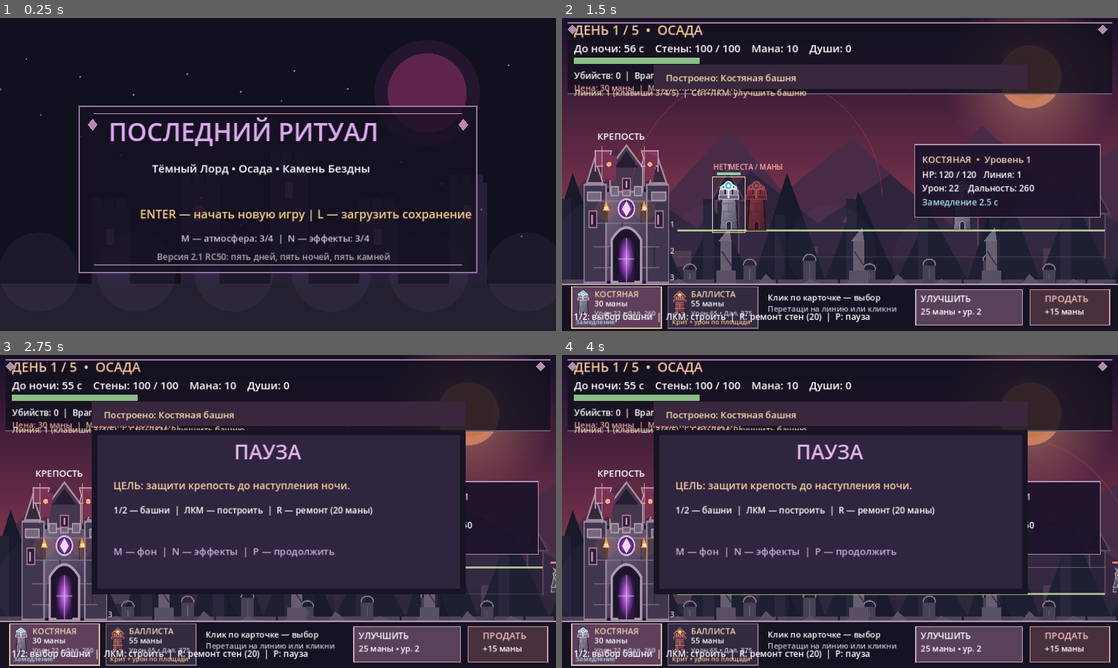
Above: before the commit, frames 1-4 (two rows, left to right).
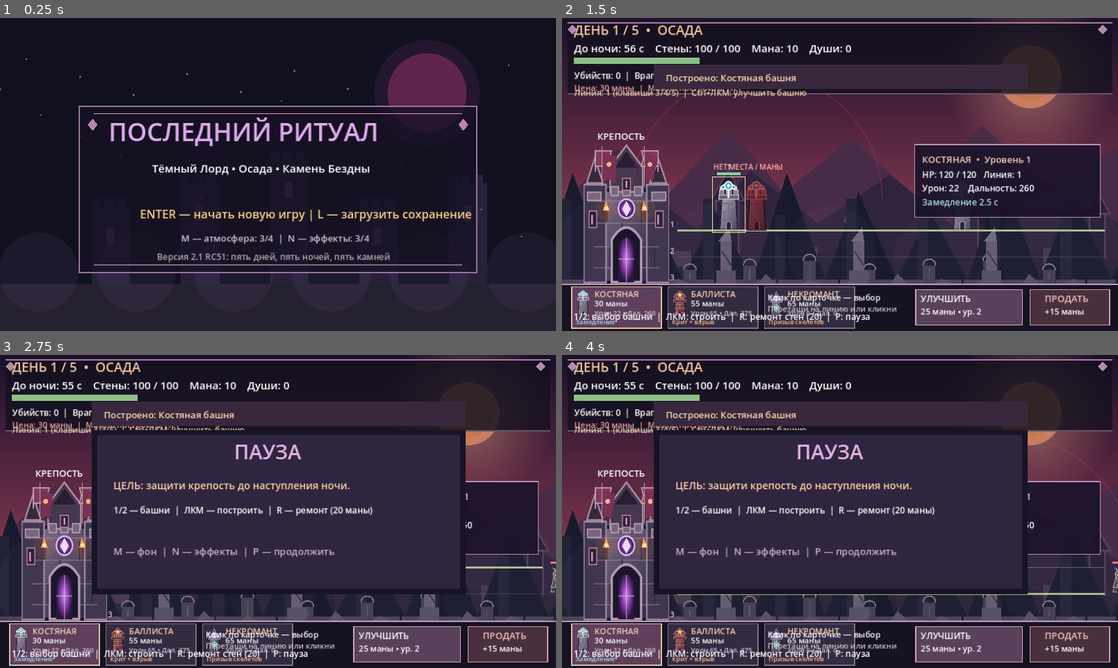
Above: after the commit, the same moments.

Repository: DoctorStrangeSH/Last-Ritual
Game: Godot game, scene res://scenes/main.tscn
Two runs of this game, one before a commit and one after it. Both use one fixed random seed, a clock stepped at 60 frames per second and the inputs below.
Inputs (mouse positions are in pixels of both pictures, inside the frame that each line leads up to):
- Up to frame 1 (0.25 s): no input
- Up to frame 2 (1.5 s): tap Enter (ui_accept) at 0.5, 0.77 s; move the mouse to (962, 158) at 0.52 s; hold Right (ui_right) 0.53-1.25 s; tap M at 0.6 s; click (962, 158) at 0.67 s; drag from (728, 190) to (812, 237) at 1.27 s
- Up to frame 3 (2.75 s): move the mouse to (333, 442) at 2.02 s; hold Right (ui_right) from 2.03 s (still down); tap P at 2.1 s
- Up to frame 4 (4 s): release Right (ui_right) at 2.75 s; tap Enter (ui_accept) at 2.75, 3.5, 3.77 s; drag from (812, 574) to (673, 464) at 2.77 s; move the mouse to (1006, 558) at 3.52 s; hold Left (ui_left) from 3.53 s (still down); tap Keypad Enter at 3.6 s

The runs differ from the first frame. In frame 1, less than 0.1% of the frame differs, in the area x 39-41%, y 75-78%; in frame 2, 1.9%, in the area x 23-53%, y 85-100%; in frame 3, 1.9%; in frame 4, 1.9%.

Commit message:
ui: connect necromancer art, build card, previews and skeleton visuals

Diff:
--- a/scripts/main.gd
+++ b/scripts/main.gd
@@ -1,5 +1,5 @@
 extends Node2D
-## Last Ritual v2.1-rc50: tower special abilities slow splash critical hits, Godot 4.2+
+## Last Ritual v2.1-rc51: necromancer tower, Godot 4.2+
 const W := 1152.0
 const H := 648.0
 const FLOOR := 550.0
@@ -1120,7 +1120,7 @@
         label("Тёмный Лорд • Осада • Камень Бездны", 315, 320, 23)
         label("ENTER — начать новую игру | L — загрузить сохранение", 290, 415, 24, Color("f5cf84"))
         label("M — атмосфера: %d/4  |  N — эффекты: %d/4" % [music_volume, effects_volume], 375, 463, 19, Color("d5bfda"))
-        label("Версия 2.1 RC50: пять дней, пять ночей, пять камней", 325, 501, 18, Color("aaaaaa"))
+        label("Версия 2.1 RC51: пять дней, пять ночей, пять камней", 325, 501, 18, Color("aaaaaa"))
         return
     if phase == "win" or phase == "lose":
         if phase == "win":
@@ -1233,7 +1233,7 @@
                 var tower: Dictionary = towers[tower_i]
                 var tx: float = tower["x"]
                 var tower_y: float = FLOOR + float(LANE_OFFSETS[int(tower.get("lane", 1))])
-                var tower_art: Texture2D = preload("res://assets/towers/bone_tower.svg") if tower["type"] == "bone" else preload("res://assets/towers/infernal_ballista.svg")
+                var tower_art: Texture2D = preload("res://assets/towers/bone_tower.svg") if tower["type"] == "bone" else (preload("res://assets/towers/infernal_ballista.svg") if tower["type"] == "fire" else preload("res://assets/towers/necromancer_tower.svg"))
                 draw_texture_rect(tower_art, Rect2(tx - 30.0, tower_y - 106.0, 60.0, 106.0), false)
                 if selected_tower_index == tower_i:
                     draw_rect(Rect2(tx - 34.0, tower_y - 111.0, 68.0, 115.0), Color("f7dfad"), false, 2.0)
@@ -1243,6 +1243,11 @@
                 label("%d" % int(tower.get("level", 1)), tx - 5.0, tower_y - 126.0, 16, Color("ffe3a5"))
                 if float(tower.get("disabled", 0.0)) > 0.0:
                     draw_line(Vector2(tx - 12, tower_y - 96), Vector2(tx + 12, tower_y - 72), Color("e1bac3"), 3.0)
+            for sk in skeletons:
+                var sk_y: float = FLOOR + float(LANE_OFFSETS[int(sk["lane"])])
+                draw_circle(Vector2(float(sk["x"]), sk_y - 23.0), 12.0, Color("b7d3b2"))
+                draw_line(Vector2(float(sk["x"]), sk_y - 10.0), Vector2(float(sk["x"]), sk_y - 45.0), Color("e0e7cb"), 4.0)
+                draw_line(Vector2(float(sk["x"]) - 11.0, sk_y - 29.0), Vector2(float(sk["x"]) + 11.0, sk_y - 29.0), Color("e0e7cb"), 3.0)
             for e in enemies:
                 var ex: float = e["x"]
                 var enemy_lane_offset: float = float(LANE_OFFSETS[int(e.get("lane", 1))])
@@ -1290,13 +1295,13 @@
             var cursor_lane_y: float = FLOOR + float(LANE_OFFSETS[preview_lane])
             if cursor.y < 551.0 and cursor_x >= 245.0 and cursor_x <= 1020.0:
                 var range_radius: float = 260.0 if selected_build == "bone" else 375.0
-                var can_place: bool = mana >= (30 if selected_build == "bone" else 55)
+                var can_place: bool = mana >= (30 if selected_build == "bone" else (55 if selected_build == "fire" else 65))
                 for placed_tower in towers:
                     if int(placed_tower.get("lane", 1)) == preview_lane and absf(float(placed_tower["x"]) - cursor_x) < 65.0:
                         can_place = false
                 draw_line(Vector2(239.0, cursor_lane_y), Vector2(1125.0, cursor_lane_y), Color("c8e5a0", 0.75), 4.0)
                 draw_arc(Vector2(cursor_x, cursor_lane_y - 67.0), range_radius, PI, TAU, 32, Color(0.48, 0.85, 0.69, 0.27) if can_place else Color(0.95, 0.30, 0.34, 0.22), 2.0)
-                var preview_art: Texture2D = preload("res://assets/towers/bone_tower.svg") if selected_build == "bone" else preload("res://assets/towers/infernal_ballista.svg")
+                var preview_art: Texture2D = preload("res://assets/towers/bone_tower.svg") if selected_build == "bone" else (preload("res://assets/towers/infernal_ballista.svg") if selected_build == "fire" else preload("res://assets/towers/necromancer_tower.svg"))
                 draw_texture_rect(preview_art, Rect2(cursor_x - 30.0, cursor_lane_y - 106.0, 60.0, 106.0), false, Color(0.68, 1.0, 0.72, 0.76) if can_place else Color(1.0, 0.38, 0.38, 0.72))
                 label("МОЖНО ПОСТРОИТЬ" if can_place else "НЕТ МЕСТА / МАНЫ", clampf(cursor_x - 90.0, 245.0, 920.0), cursor_lane_y - 126.0, 15, Color("b8f1c0") if can_place else Color("ffaaa9"))
             draw_gothic_hud_panel(150.0)
@@ -1315,17 +1320,17 @@
             # RTS-style mouse palette: build cards and contextual tower inspection.
             box(Rect2(0.0, 551.0, W, 97.0), Color(0.08, 0.065, 0.13, 0.96))
             draw_line(Vector2(0, 551), Vector2(W, 551), Color("b59ab9"), 3.0)
-            for card_index in range(2):
+            for card_index in range(3):
                 var card_x: float = 20.0 + float(card_index) * 200.0
-                var card_kind: String = "bone" if card_index == 0 else "fire"
+                var card_kind: String = "bone" if card_index == 0 else ("fire" if card_index == 1 else "necro")
                 box(Rect2(card_x, 557.0, 186.0, 85.0), Color("5e405d") if selected_build == card_kind else Color("332b40"))
                 draw_rect(Rect2(card_x, 557.0, 186.0, 85.0), Color("e2be9e") if selected_build == card_kind else Color("806d85"), false, 2.0)
-                var card_art: Texture2D = preload("res://assets/towers/bone_tower.svg") if card_index == 0 else preload("res://assets/towers/infernal_ballista.svg")
+                var card_art: Texture2D = preload("res://assets/towers/bone_tower.svg") if card_index == 0 else (preload("res://assets/towers/infernal_ballista.svg") if card_index == 1 else preload("res://assets/towers/necromancer_tower.svg"))
                 draw_texture_rect(card_art, Rect2(card_x + 7.0, 563.0, 34.0, 54.0), false)
-                label("КОСТЯНАЯ" if card_index == 0 else "БАЛЛИСТА", card_x + 47.0, 578.0, 17, Color("f4d2af"))
-                label("30 маны" if card_index == 0 else "55 маны", card_x + 47.0, 597.0, 16)
-                label("Урон %d • Дал. %d" % ([22, 260] if card_index == 0 else [65, 375]), card_x + 47.0, 616.0, 14, Color("d2c6db"))
-                label("Замедление" if card_index == 0 else "Крит + урон по площади", card_x + 8.0, 634.0, 13, Color("a9dce2") if card_index == 0 else Color("ffbf8a"))
+                label("КОСТЯНАЯ" if card_index == 0 else ("БАЛЛИСТА" if card_index == 1 else "НЕКРОМАНТ"), card_x + 47.0, 578.0, 17, Color("f4d2af"))
+                label("30 маны" if card_index == 0 else ("55 маны" if card_index == 1 else "65 маны"), card_x + 47.0, 597.0, 16)
+                label("Урон %d • Дал. %d" % ([22, 260] if card_index == 0 else ([65, 375] if card_index == 1 else [0, 0])), card_x + 47.0, 616.0, 14, Color("d2c6db"))
+                label("Замедление" if card_index == 0 else ("Крит + взрыв" if card_index == 1 else "Призыв скелетов"), card_x + 8.0, 634.0, 13, Color("a9dce2") if card_index == 0 else Color("ffbf8a"))
             label("Клик по карточке — выбор", 426.0, 585.0, 17)
             label("Перетащи на линию или кликни", 426.0, 608.0, 16, Color("c8bed1"))
             if selected_tower_index >= 0 and selected_tower_index < towers.size():
@@ -1338,10 +1343,10 @@
                 label("%d маны • ур. %d" % [price, mini(level + 1, 3)] if level < 3 else "Уровень 3 / 3", 743.0, 614.0, 17)
                 box(Rect2(731.0, 262.0, 384.0, 151.0), Color(0.11, 0.075, 0.17, 0.93))
                 draw_rect(Rect2(731.0, 262.0, 384.0, 151.0), Color("b98faa"), false, 2.0)
-                label("%s  •  Уровень %d" % ["КОСТЯНАЯ" if inspected["type"] == "bone" else "БАЛЛИСТА", level], 746.0, 300.0, 19, Color("eed3b4"))
+                label("%s  •  Уровень %d" % ["КОСТЯНАЯ" if inspected["type"] == "bone" else ("БАЛЛИСТА" if inspected["type"] == "fire" else "НЕКРОМАНТ"), level], 746.0, 300.0, 19, Color("eed3b4"))
                 label("HP: %d / %d   Линия: %d" % [ceili(float(inspected.get("hp", 0.0))), ceili(tower_max_hp(inspected)), int(inspected.get("lane", 1)) + 1], 746.0, 331.0, 18)
-                var damage: float = (22.0 if inspected["type"] == "bone" else 65.0) * (1.0 + 0.45 * float(level - 1)) * (1.35 if tower_power_level > 0 else 1.0)
-                label("Урон: %d    Дальность: %d" % [ceili(damage), 260 if inspected["type"] == "bone" else 375], 746.0, 359.0, 18)
+                var damage: float = (22.0 if inspected["type"] == "bone" else (65.0 if inspected["type"] == "fire" else 0.0)) * (1.0 + 0.45 * float(level - 1)) * (1.35 if tower_power_level > 0 else 1.0)
+                label("Урон: %d    Дальность: %d" % [ceili(damage), 260 if inspected["type"] == "bone" else (375 if inspected["type"] == "fire" else 0)], 746.0, 359.0, 18)
                 label(tower_ability_description(str(inspected["type"]), level), 746.0, 388.0, 18, Color("a9dce2") if inspected["type"] == "bone" else Color("ffbf8a"))
             box(Rect2(970.0, 562.0, 165.0, 74.0), Color("49303f") if selected_tower_index >= 0 and selected_tower_index < towers.size() else Color("292433"))
             draw_rect(Rect2(970.0, 562.0, 165.0, 74.0), Color("cf9d9d") if selected_tower_index >= 0 and selected_tower_index < towers.size() else Color("66556e"), false, 2.0)
